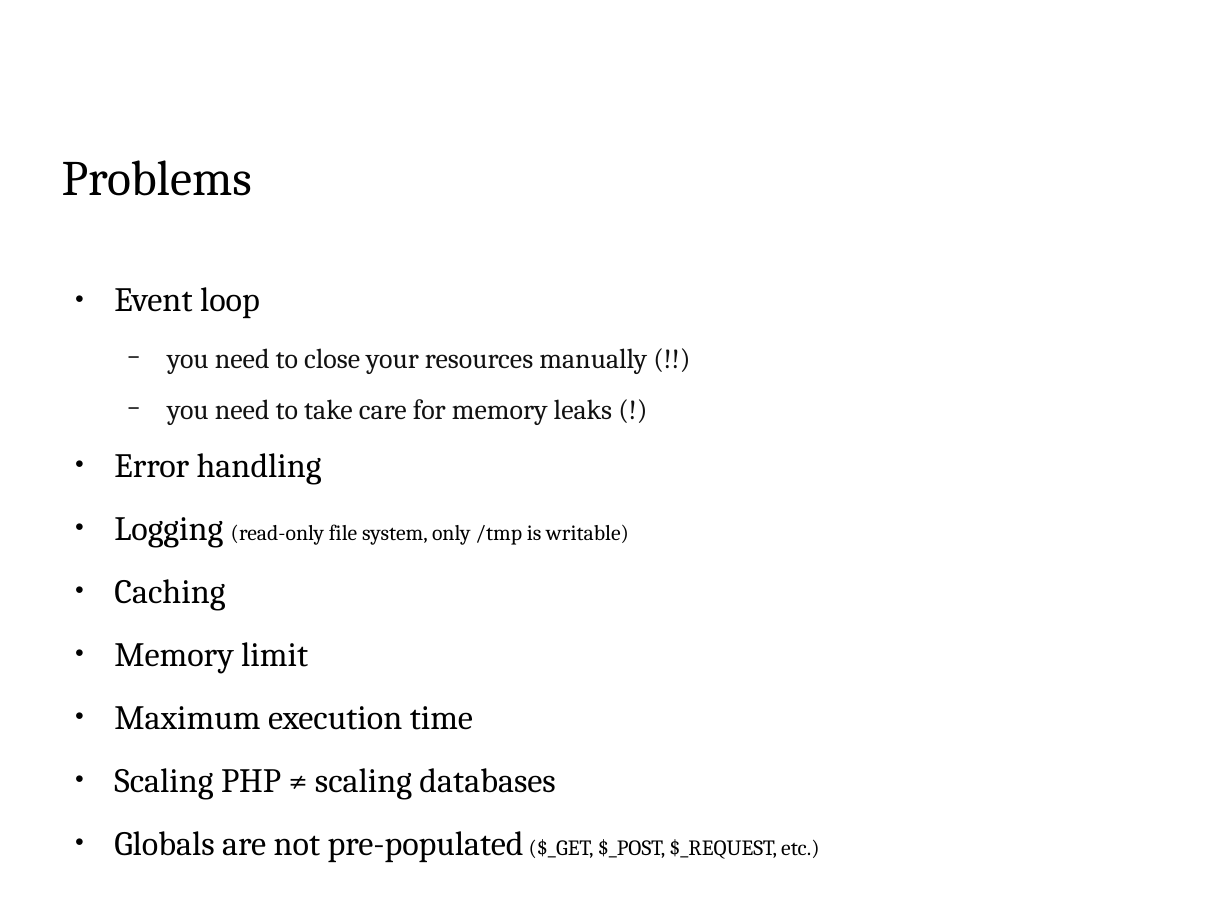
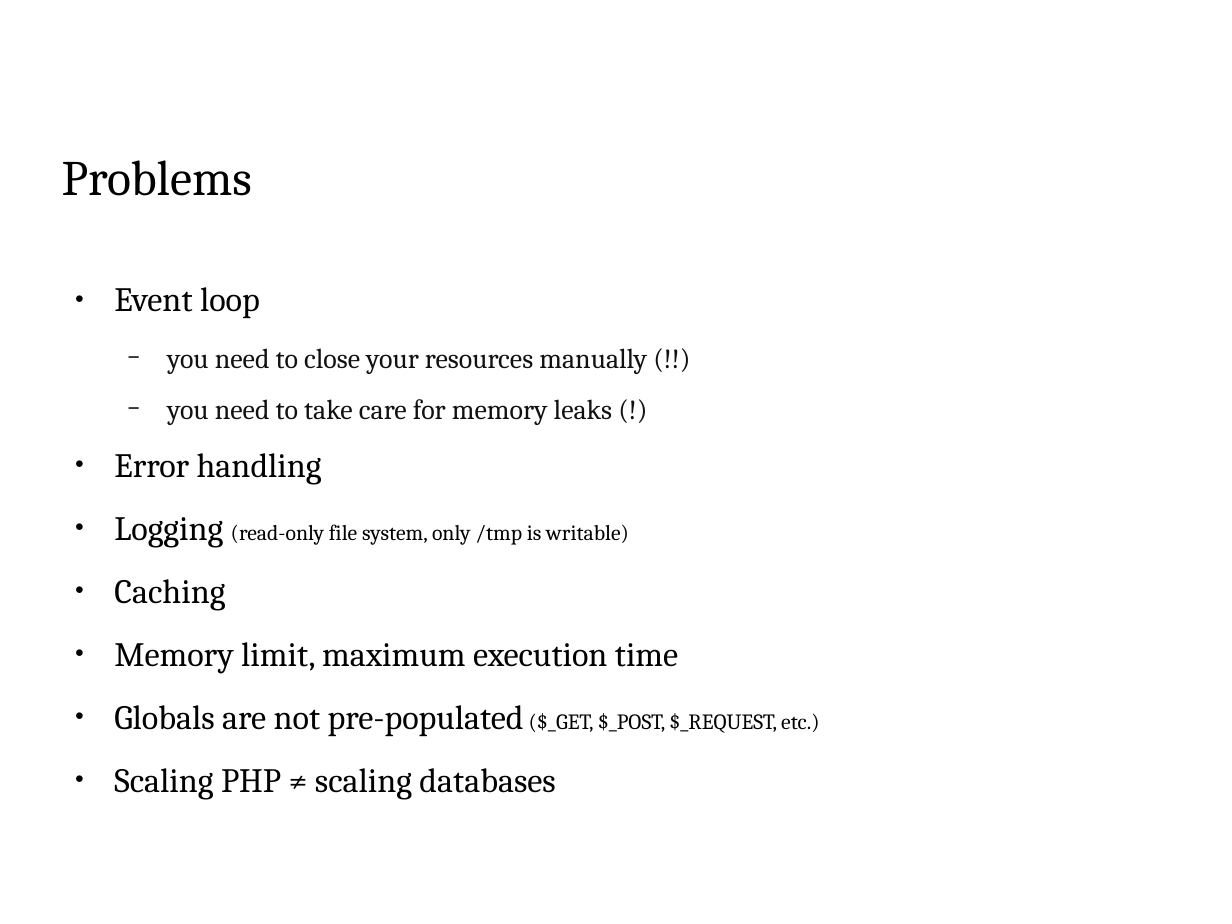
Before and after one commit to thbley/php-lambda, a slide deck: slide 19 of php_lambda.odp. Drawn at 1232x924 pixels with LibreOffice and Linux fonts; fonts in the diff are those of the drawing; background and template pictures are left out. Boxes give left, top, right and bottom in pixels: in the first picture for what was removed or moved away, otherwise in the second. Text is boxed around its words. In the diff, an @@ line names an element or a change of style, - is before the commit and + after.

Commit message:
added memory limit, error handling

```diff
--- a/php_lambda.odp
+++ b/php_lambda.odp
@@ text at [114, 642, 819, 736]: text changed @@
-● Memory limit
-● Maximum execution time
+● Memory limit, maximum execution time
+● Globals are not pre-populated ($_GET, $_POST, $_REQUEST, etc.)
@@ text at [114, 831, 819, 862]: paragraph removed @@
-● Globals are not pre-populated ($_GET, $_POST, $_REQUEST, etc.)
```
Also in this commit, not shown: 5 other slides changed, 2 slides added, 1 other file.
